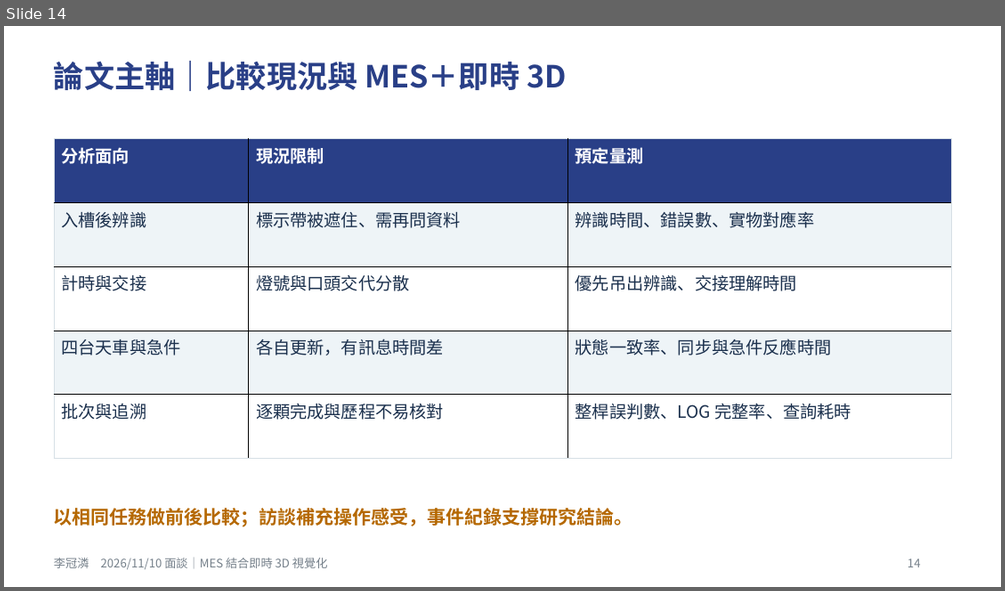
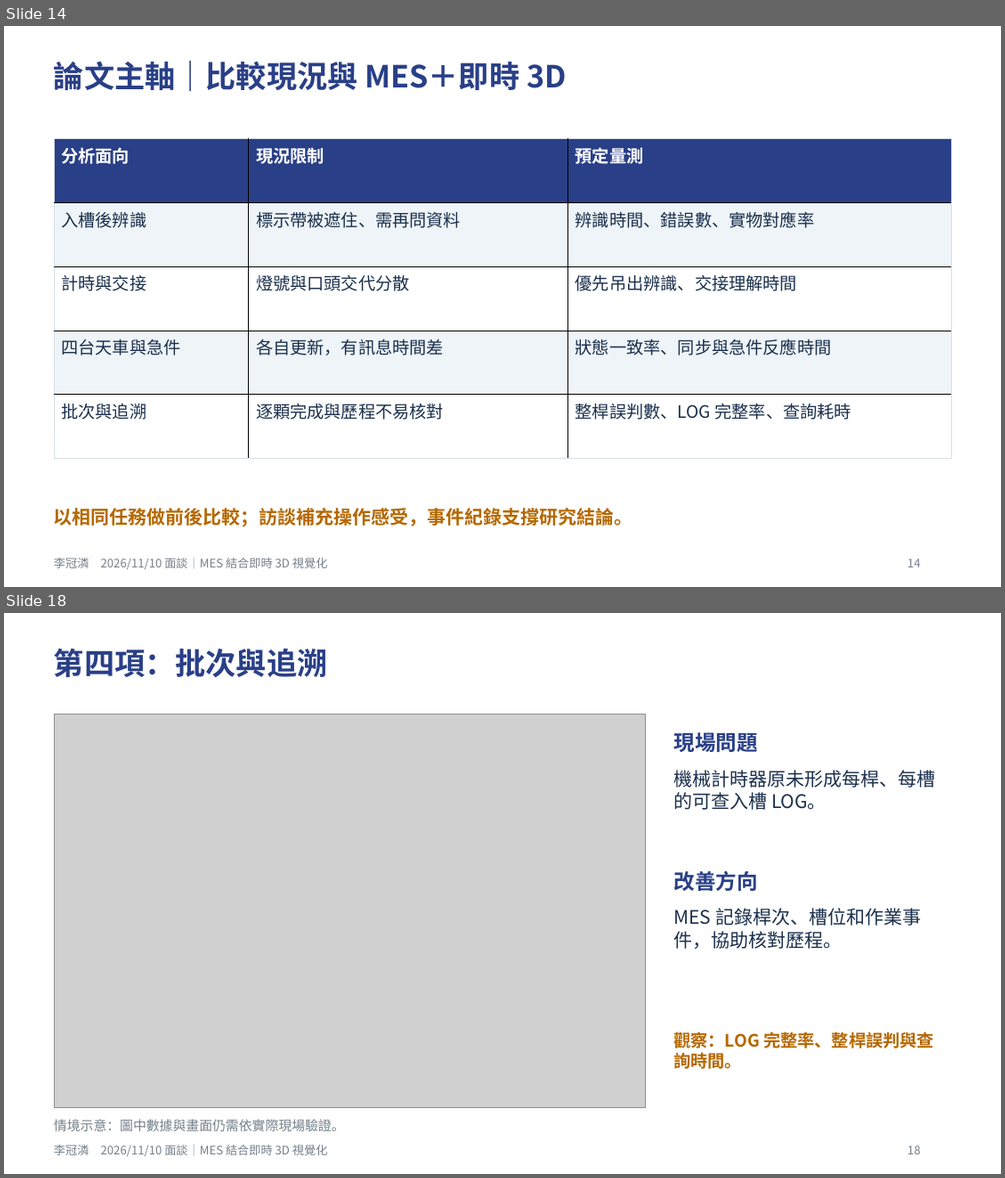
Before and after one commit to vannessiii2/report2, a slide deck: ppt/MES洗入洗出與天車AR_1110面談版.pptx. Shown one above the other, each under a label of ours: slide 14 before the commit, slides 14 and 18 after it; the slides between them are not shown. The pictures are 1005x591 and 1005x1178 pixels, drawn with LibreOffice and Linux fonts; fonts in the diff are those of the drawing; grey boxes stand for pictures. Boxes give left, top, right and bottom in pixels: in the first picture for what was removed or moved away, otherwise in the second. Text is boxed around its words. In the diff, an @@ line names an element or a change of style, - is before the commit and + after.

```diff
--- a/ppt/MES洗入洗出與天車AR_1110面談版.pptx
+++ b/ppt/MES洗入洗出與天車AR_1110面談版.pptx
@@ slide 18 added at [4, 613, 1001, 1174], background #FFFFFF @@
@@ text added at [54, 648, 327, 677], 29.2 pt, text #293F87, bold @@
+第四項：批次與追溯
@@ picture added at [54, 714, 645, 1107] @@
@@ text added at [673, 732, 758, 752], 20.2 pt, text #293F87, bold @@
+現場問題
@@ text added at [673, 770, 935, 810], 18 pt, text #1B304D @@
+機械計時器原未形成每桿、每槽的可查入槽 LOG。
@@ text added at [673, 871, 758, 891], 20.2 pt, text #293F87, bold @@
+改善方向
@@ text added at [673, 908, 921, 949], 18 pt, text #1B304D @@
+MES 記錄桿次、槽位和作業事件，協助核對歷程。
@@ text added at [673, 1031, 934, 1069], 16.5 pt, text #B56800, bold @@
+觀察：LOG 完整率、整桿誤判與查詢時間。
@@ text added at [54, 1119, 345, 1131], 12.8 pt, text #75808A @@
+情境示意：圖中數據與畫面仍需依實際現場驗證。
@@ text added at [54, 1144, 328, 1157], 11.2 pt, text #75808A @@
+李冠潾 2026/11/10 面談｜MES 結合即時 3D 視覺化
@@ text added at [907, 1145, 921, 1154], 11.2 pt, text #75808A @@
+18
```
Also in this commit, not shown: 8 slides changed, 3 other slides added, 2 other files.
